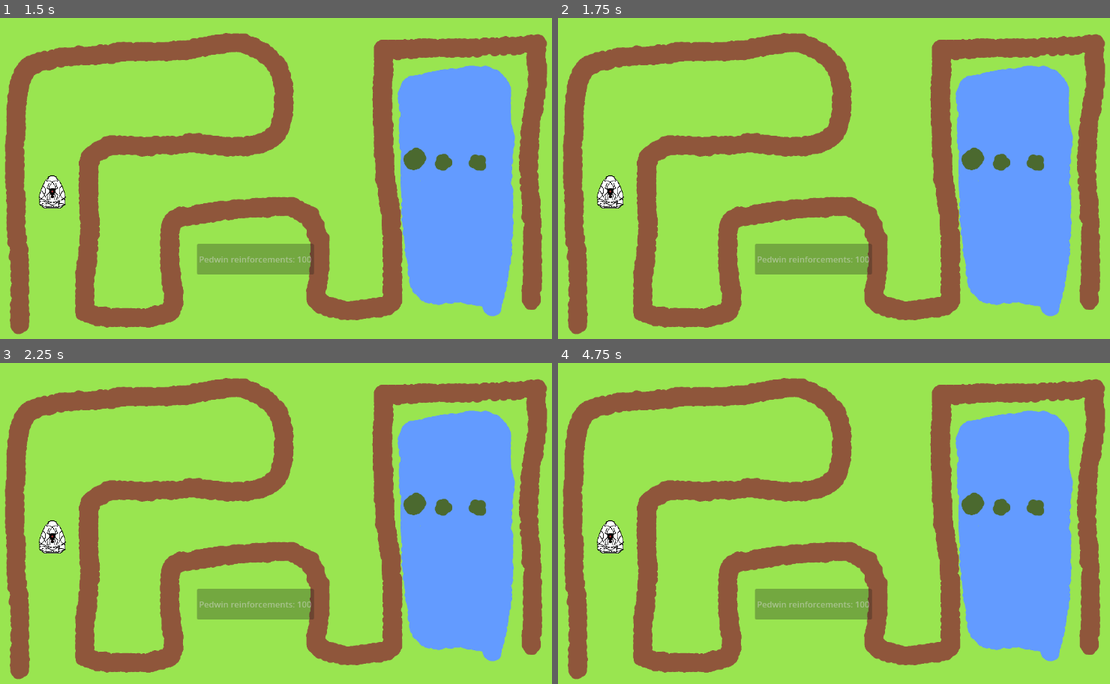
Above: before the commit, frames 1-4 (two rows, left to right).
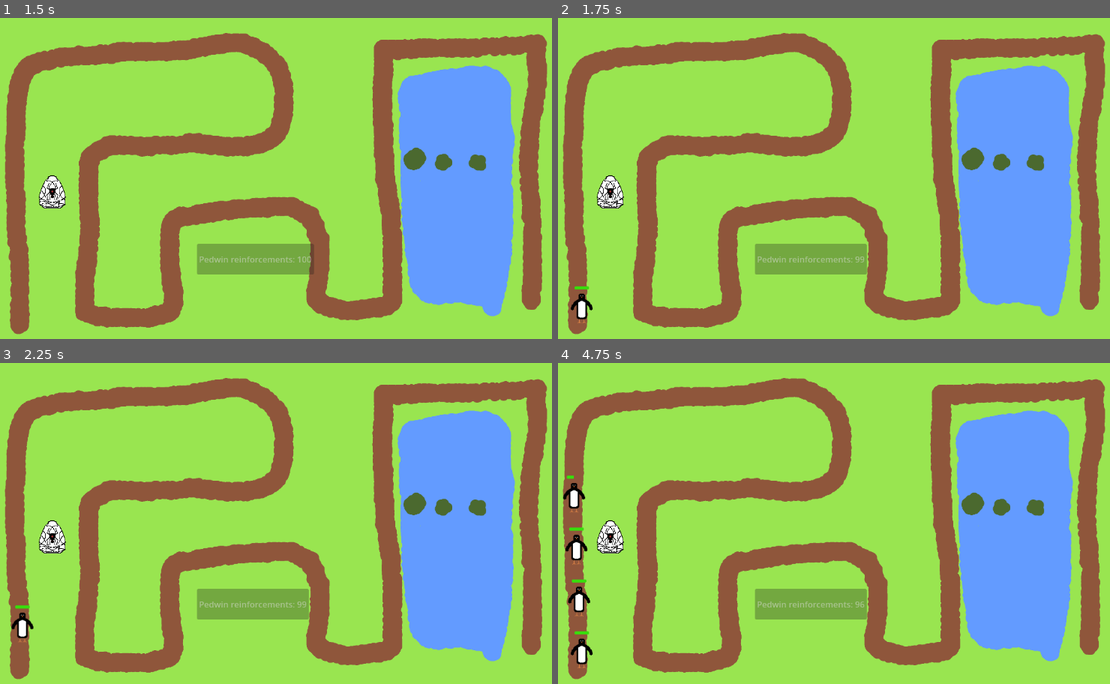
Above: after the commit, the same moments.

Repository: CrimsonCloak/pedwin
Game: Godot game, scene res://Scenes/demogame.tscn
Same seed, same stepped clock (60 frames per second), same inputs: the game is played once before the commit and once after it.
Inputs (mouse positions are in pixels of both pictures, inside the frame that each line leads up to):
- Up to frame 1 (1.5 s): click "Start Pedwinvasion" at 0.5 s; tap Enter at 1.25 s; move the mouse to (386, 159) at 1.27 s; click (386, 159) at 1.42 s
- Up to frame 2 (1.75 s): no input
- Up to frame 3 (2.25 s): move the mouse to (132, 539) at 2.02 s; click (132, 539) at 2.17 s
- Up to frame 4 (4.75 s): move the mouse to (872, 449) at 2.77 s; click (872, 449) at 2.92 s; move the mouse to (778, 590) at 3.52 s; click (778, 590) at 3.67 s; move the mouse to (988, 571) at 4.27 s; click (988, 571) at 4.42 s

Frame 1 is identical in both runs. In frame 2, 0.3% of the frame differs, in the area x 2-57%, y 70-96%; in frame 3, 0.3%; in frame 4, 1.0%, in the area x 0-57%, y 35-96%.

Commit message:
Basic deal damage functionality (PRIMITIVE)

Diff:
--- a/Scenes/demogame.tscn
+++ b/Scenes/demogame.tscn
@@ -22,7 +22,6 @@
 curve = SubResource("Curve2D_qxrlw")
 
 [node name="SpawnTimer" type="Timer" parent="." unique_id=1759072209]
-wait_time = 5.0
 
 [node name="StartButton" type="Button" parent="." unique_id=307434285]
 offset_left = 468.0
--- a/Scenes/spodr_cocoon.gd
+++ b/Scenes/spodr_cocoon.gd
@@ -2,24 +2,28 @@
 
 var cd_timer: Timer
 var pedwin_in_range: bool
+var cooldown_ready: bool = true
 var targetedPedwin: PathFollow2D
 # Called when the node enters the scene tree for the first time.
 func _ready() -> void:
 	cd_timer = $Timer
-
+	cd_timer.timeout.connect(reset_cooldown)
 # Called every frame. 'delta' is the elapsed time since the previous frame.
 func _process(delta: float) -> void:
 	pedwin_in_range = detect_pedwin()
 	print("Pedwin in range:" + str(pedwin_in_range))
-	if pedwin_in_range == true:
+	if pedwin_in_range == true && cooldown_ready == true:
 		attack_enemy(targetedPedwin)
+		cooldown_ready = false
 
 func attack_enemy(target):
-	if not cd_timer.is_stopped() && pedwin_in_range == true:
-		return # We are still on cooldown
-	# Do ability stuff here
 	print("Attack Pedwin!")
+	targetedPedwin.takeDamage(1)
 	cd_timer.start()
+
+func reset_cooldown():
+		cooldown_ready = true
+
 
 func detect_pedwin() -> bool:
 	# Detect a collision with a PathFollow2D (AKA Pedwin enemy)
--- a/Scenes/spodr_cocoon.tscn
+++ b/Scenes/spodr_cocoon.tscn
@@ -19,6 +19,5 @@
 debug_color = Color(0.7909608, 0.32397082, 0.7167154, 0.41960785)
 
 [node name="Timer" type="Timer" parent="." unique_id=71211925]
-wait_time = 2.0
-one_shot = true
+wait_time = 5.0
 autostart = true
--- a/Scripts/pedwin.gd
+++ b/Scripts/pedwin.gd
@@ -11,7 +11,7 @@
 	if event is InputEventMouseButton:
 		if event.button_index == MOUSE_BUTTON_LEFT and event.pressed:
 			if $Sprite2D.is_pixel_opaque(get_local_mouse_position()):
-				takedamage(1)
+				takeDamage(1)
 
 # Called every frame. 'delta' is the elapsed time since the previous frame.
 func _process(delta: float) -> void:
@@ -19,7 +19,7 @@
 	if progress_ratio >= 1.0:
 		queue_free()
 
-func takedamage(damage: int) -> void:
+func takeDamage(damage: int) -> void:
 	health -= damage
 	update_health()
 	if health <= 0:
